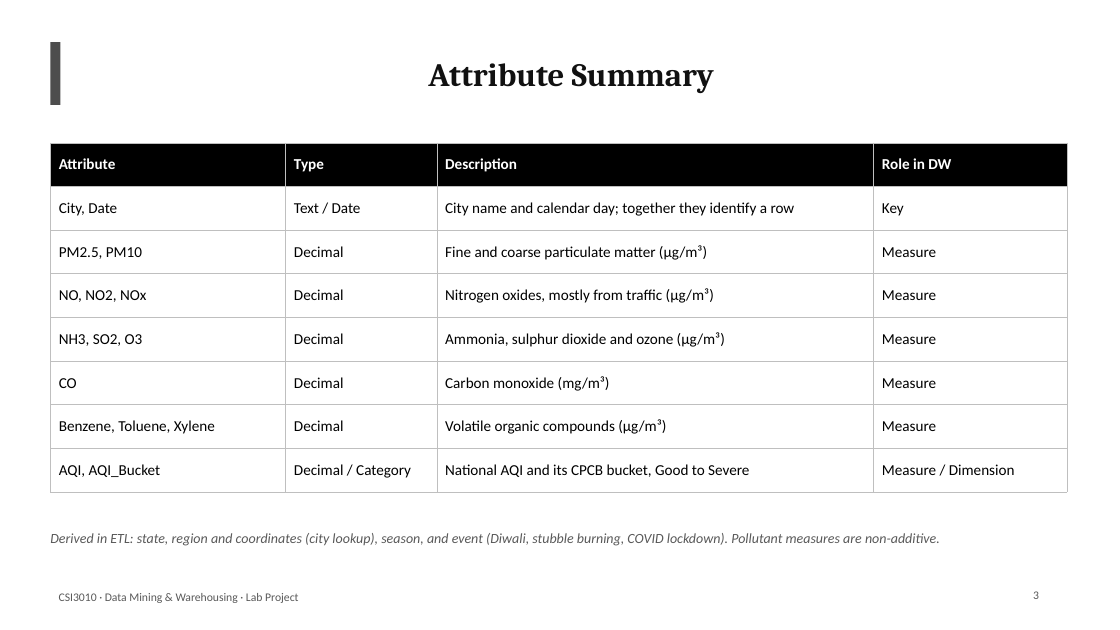
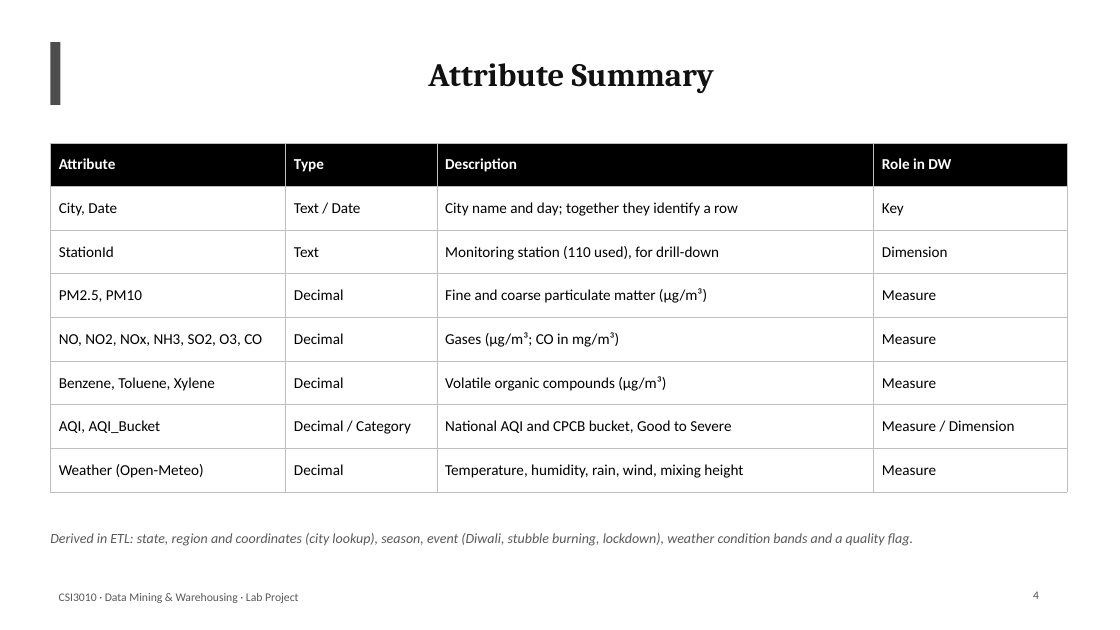
Before and after one commit to StutiArya2/breathing-cities-dwdm, a slide deck: slide 4 of docs/Breathing_Cities_DWDM.pptx (slide 3 before the commit). Drawn at 1120x630 pixels with LibreOffice and Linux fonts; fonts in the diff are those of the drawing. Boxes give left, top, right and bottom in pixels: in the first picture for what was removed or moved away, otherwise in the second. Text is boxed around its words. In the diff, an @@ line names an element or a change of style, - is before the commit and + after.

Commit message:
Real-data pipeline: weather source, fact constellation, experiments
- Add Open-Meteo weather as a second source (fact_weather, dim_weather_condition)
  and station-level drill-down (fact_station_air_quality, dim_station)
- Flag Ahmedabad's faulty CO sensor; cap AQI at 500
- New OLAP queries: station drill-down, weather dice, drill-across
- Classification vs persistence baseline with SHAP; context and co-pollution rules;
  weather-adjusted forecasting; lockdown and Diwali counterfactuals with placebo
- 10-tab dashboard, run_all.py, rewritten README and 20-slide deck with results

```diff
--- a/docs/Breathing_Cities_DWDM.pptx
+++ b/docs/Breathing_Cities_DWDM.pptx
@@ table at <box>50,143,1067,492</box> @@
-row 2: City, Date | Text / Date | City name and calendar day; together they identify a row | Key
+row 2: City, Date | Text / Date | City name and day; together they identify a row | Key
+row 3: StationId | Text | Monitoring station (110 used), for drill-down | Dimension
-row 4: NO, NO2, NOx | Decimal | Nitrogen oxides, mostly from traffic (µg/m³) | Measure
-row 5: NH3, SO2, O3 | Decimal | Ammonia, sulphur dioxide and ozone (µg/m³) | Measure
-row 6: CO | Decimal | Carbon monoxide (mg/m³) | Measure
+row 5: NO, NO2, NOx, NH3, SO2, O3, CO | Decimal | Gases (µg/m³; CO in mg/m³) | Measure
-row 8: AQI, AQI_Bucket | Decimal / Category | National AQI and its CPCB bucket, Good to Severe | Measure / Dimension
+row 7: AQI, AQI_Bucket | Decimal / Category | National AQI and CPCB bucket, Good to Severe | Measure / Dimension
+row 8: Weather (Open-Meteo) | Decimal | Temperature, humidity, rain, wind, mixing height | Measure
@@ text at <box>50,533,913,546</box>: text changed @@
-Derived in ETL: state, region and coordinates (city lookup), season, and event (Diwali, stubble burning, COVID lockdown). Pollutant measures are non-additive.
+Derived in ETL: state, region and coordinates (city lookup), season, event (Diwali, stubble burning, lockdown), weather condition bands and a quality flag.
@@ page number at <box>1033,591,1039,599</box>: text changed @@
-3
+4
```
Also in this commit, not shown: 9 other slides changed, 9 slides added, 18 other files.
